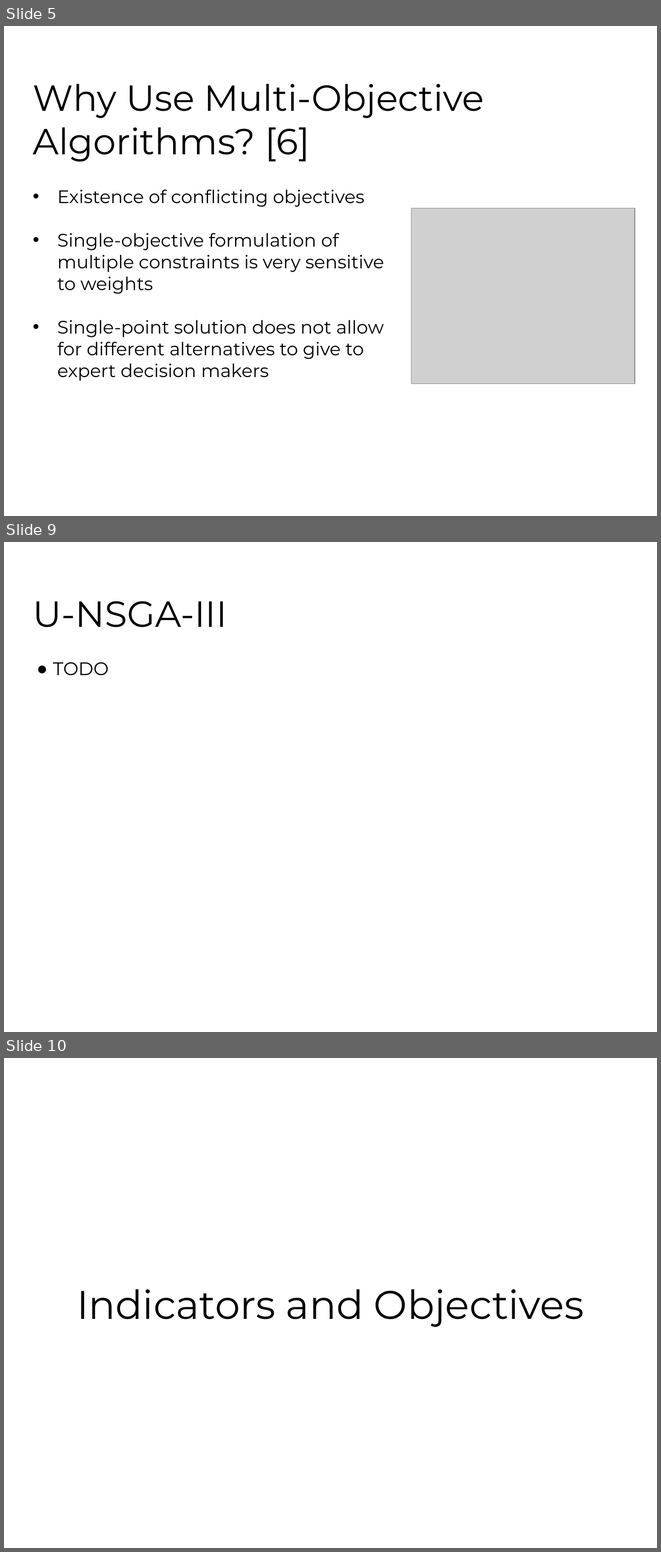
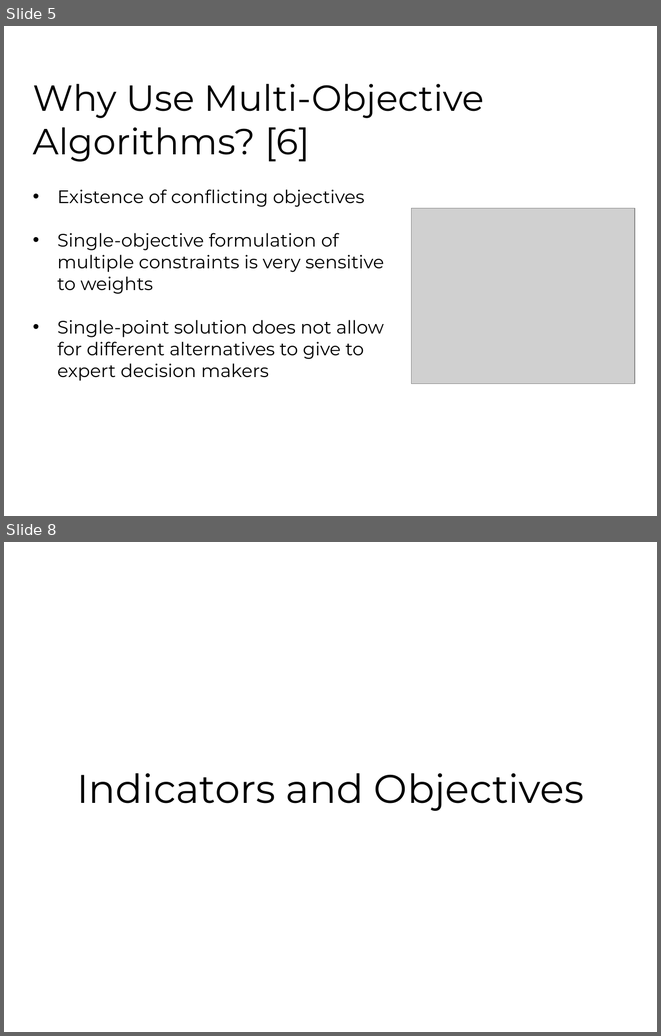
Before and after one commit to fhh23/Evolving-Stock-Market-Indicators-Using-Multi-Objective-Genetic-Algorithms, a slide deck: CSE848_Hormasji_Reiff_ProjectPresentation.pptx. Shown one above the other, each under a label of ours: slides 5, 9 and 10 before the commit, slides 5 and 8 after it; the slides between them are not shown. The pictures are 661x1552 and 661x1036 pixels, drawn with LibreOffice and Linux fonts; fonts in the diff are those of the drawing; grey boxes stand for pictures; background and template pictures are left out. Boxes give left, top, right and bottom in pixels: in the first picture for what was removed or moved away, otherwise in the second. Text is boxed around its words. In the diff, an @@ line names an element or a change of style, - is before the commit and + after.

```diff
--- a/CSE848_Hormasji_Reiff_ProjectPresentation.pptx
+++ b/CSE848_Hormasji_Reiff_ProjectPresentation.pptx
@@ slide 9 removed at (4, 542, 657, 1032), background #FFFFFF @@
@@ title removed at (33, 601, 227, 627) @@
-U-NSGA-III
@@ text removed at (53, 662, 108, 676) @@
-● TODO
@@ what was slide 10 is now slide 8 @@
```
Also in this commit, not shown: 6 slides changed, 5 slides added, 4 other slides removed, 3 other files.
